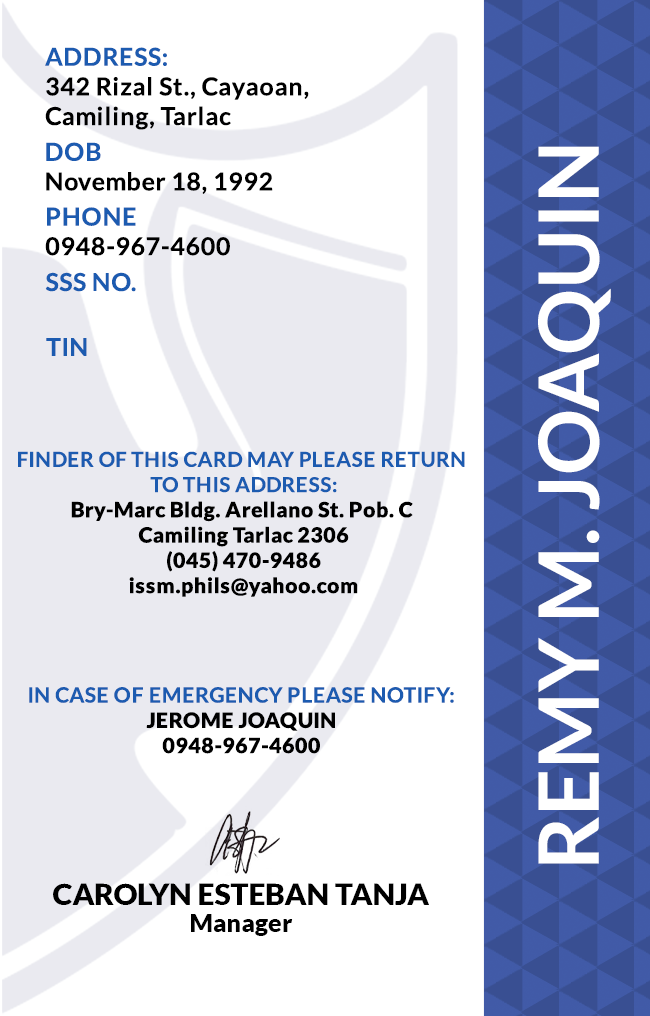
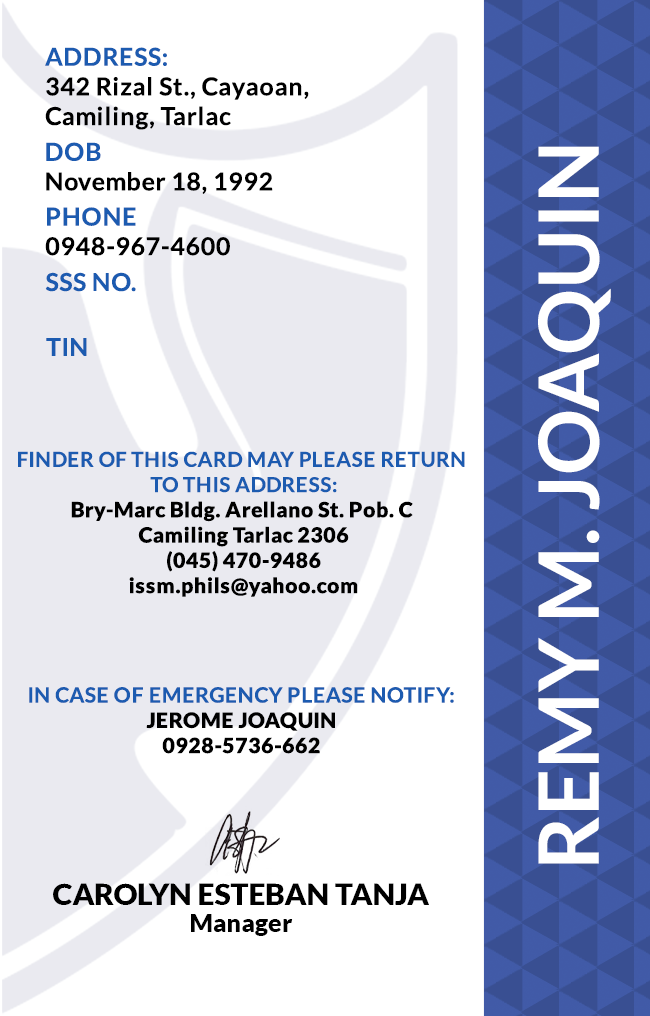
Two versions of the same layered image (650 x 1016). Layer-by-layer changes:
renamed "IN CASE OF EMERGENCY PLEASE NOTIFY: JEROME JOAQUIN 0948-967-460" to "IN CASE OF EMERGENCY PLEASE NOTIFY: JEROME JOAQUIN 0928-5736-66", painted on it over [188, 737, 320, 754]
